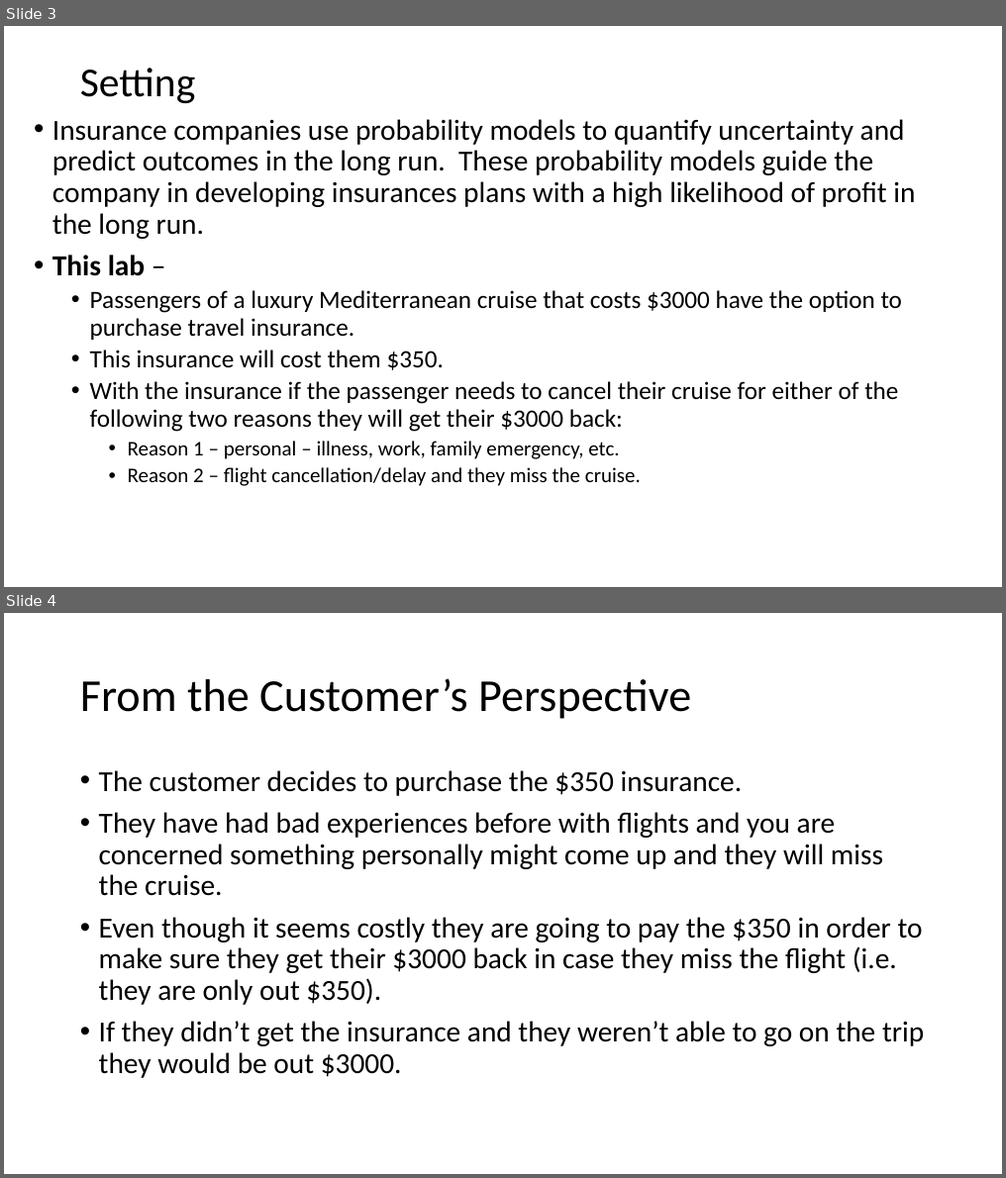
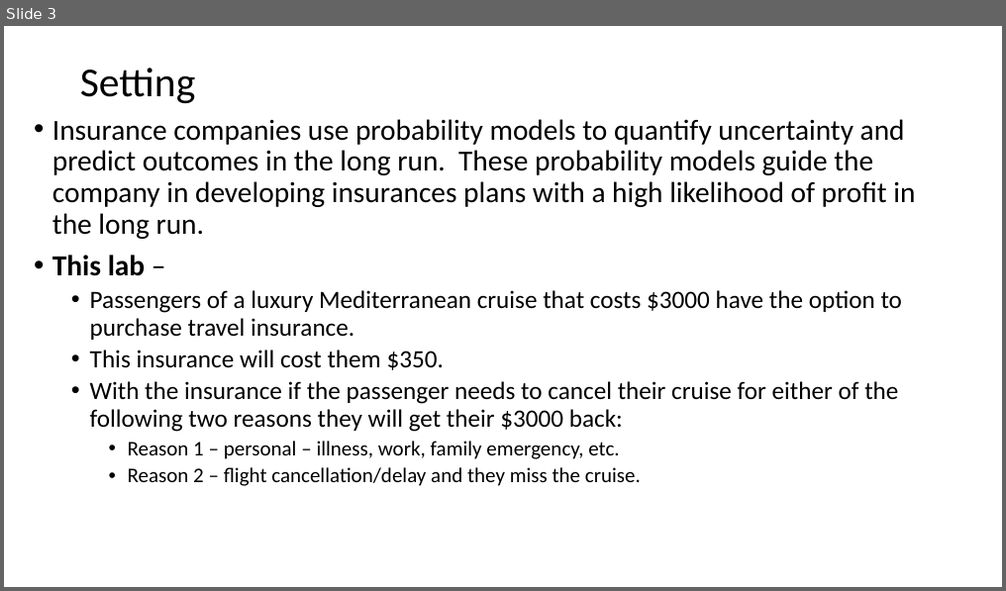
Before and after one commit to Shanlearning/Stat-201-teaching, a slide deck: Lab5/Lab 5.pptx. Shown one above the other, each under a label of ours: slides 3 and 4 before the commit, slide 3 after it. The pictures are 1006x1178 and 1006x591 pixels, drawn with LibreOffice and Linux fonts; fonts in the diff are those of the drawing. Boxes give left, top, right and bottom in pixels: in the first picture for what was removed or moved away, otherwise in the second. Text is boxed around its words. In the diff, an @@ line names an element or a change of style, - is before the commit and + after.

```diff
--- a/Lab5/Lab 5.pptx
+++ b/Lab5/Lab 5.pptx
@@ slide 4 removed at (4,613,1002,1174), background #CCE8CF @@
@@ title removed at (80,678,691,719) @@
-From the Customer’s Perspective
@@ text removed at (99,770,924,1078) @@
-• The customer decides to purchase the $350 insurance.
-• They have had bad experiences before with flights and you are concerned something personally might come up and they will miss the cruise.
-• Even though it seems costly they are going to pay the $350 in order to make sure they get their $3000 back in case they miss the flight (i.e. they are only out $350).
-• If they didn’t get the insurance and they weren’t able to go on the trip they would be out $3000.
```
Also in this commit, not shown: 8 other slides changed, 1 slide added, 1 other slide removed, 1 other file.
